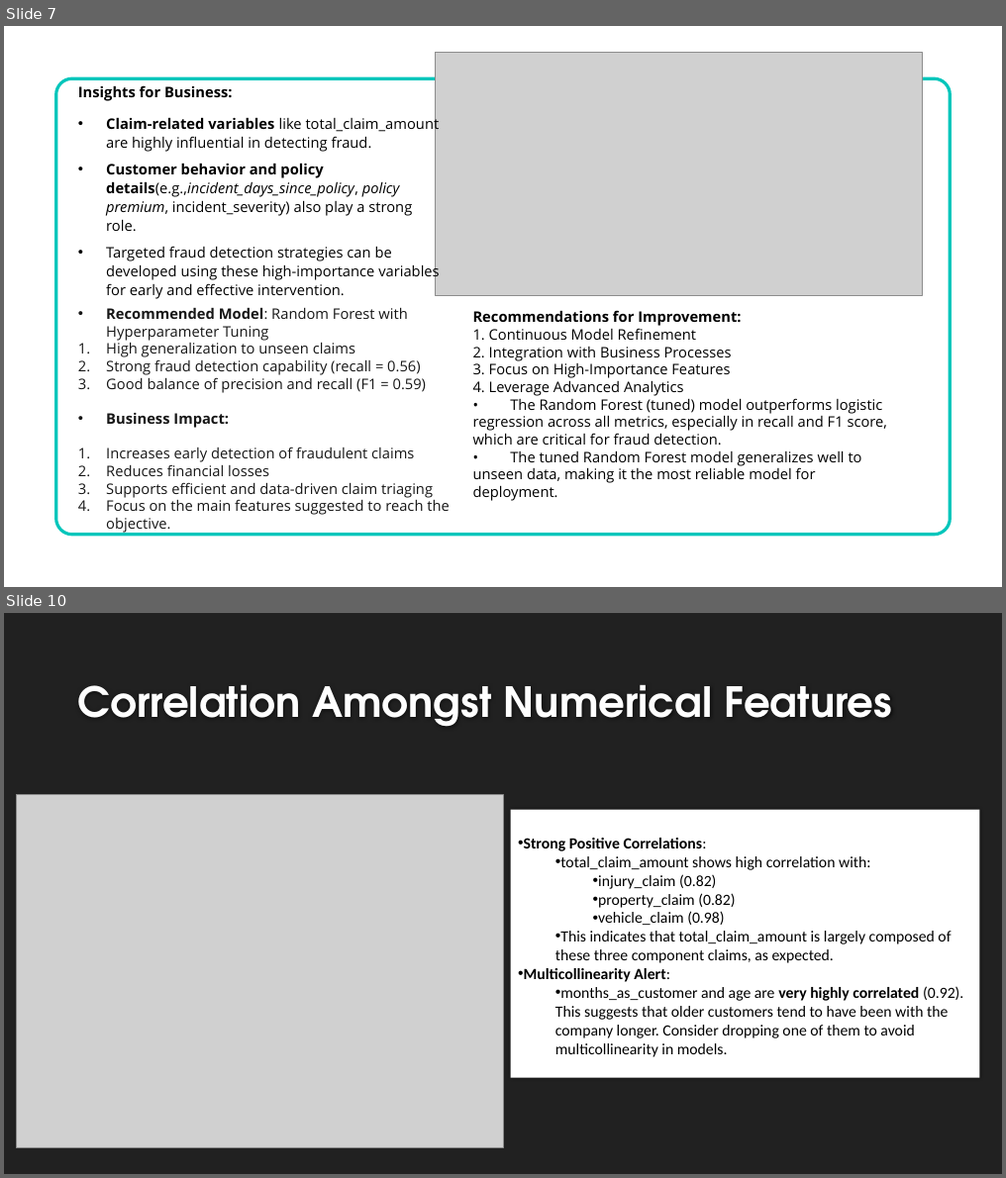
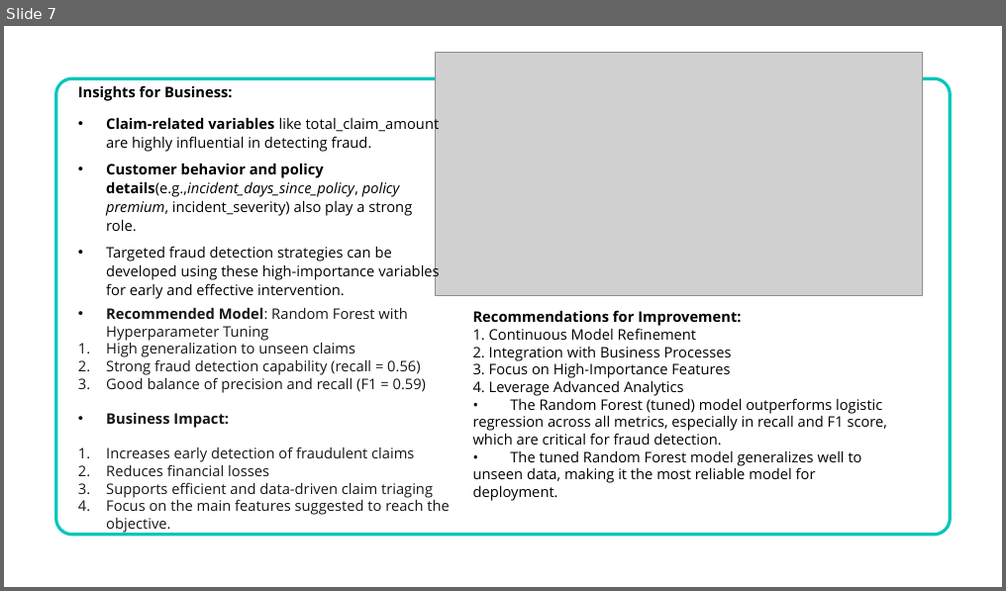
Before and after one commit to AshwiniA/Insurance-Fraud, a slide deck: Fraudulent Claim Detection_Final.pptx. Shown one above the other, each under a label of ours: slides 7 and 10 before the commit, slide 7 after it; the slides between them are not shown. The pictures are 1006x1178 and 1006x591 pixels, drawn with LibreOffice and Linux fonts; fonts in the diff are those of the drawing; grey boxes stand for pictures; background and template pictures are left out. Boxes give left, top, right and bottom in pixels: in the first picture for what was removed or moved away, otherwise in the second. Text is boxed around its words. In the diff, an @@ line names an element or a change of style, - is before the commit and + after.

```diff
--- a/Fraudulent Claim Detection_Final.pptx
+++ b/Fraudulent Claim Detection_Final.pptx
@@ slide 10 removed at [4, 613, 1002, 1174], background #212121 @@
@@ title removed at [78, 684, 892, 727] @@
-Correlation Amongst Numerical Features
@@ picture removed at [17, 795, 503, 1149] @@
@@ text removed at [511, 806, 980, 1082] @@
-• Strong Positive Correlations:
-  • total_claim_amount shows high correlation with:
-    • injury_claim (0.82)
-    • property_claim (0.82)
-    • vehicle_claim (0.98)
-  • This indicates that total_claim_amount is largely composed of these three component claims, as expected.
-• Multicollinearity Alert:
-  • months_as_customer and age are very highly correlated (0.92). This suggests that older customers tend to have been with the company longer. Consider dropping one of them to avoid multicollinearity in models.
```
Also in this commit, not shown: 9 other slides removed.
